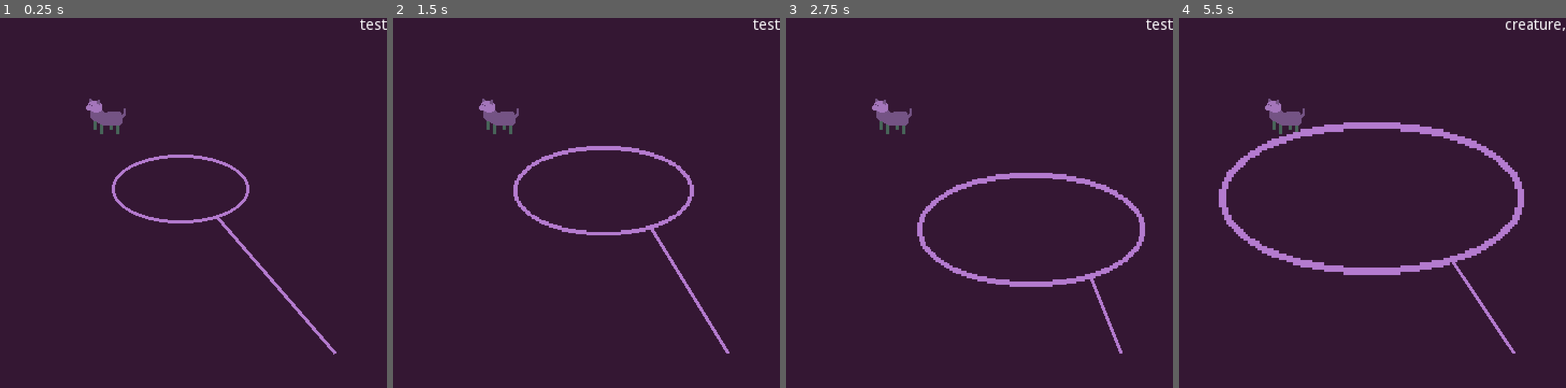
Above: before the commit, frames 1-4 (left to right).
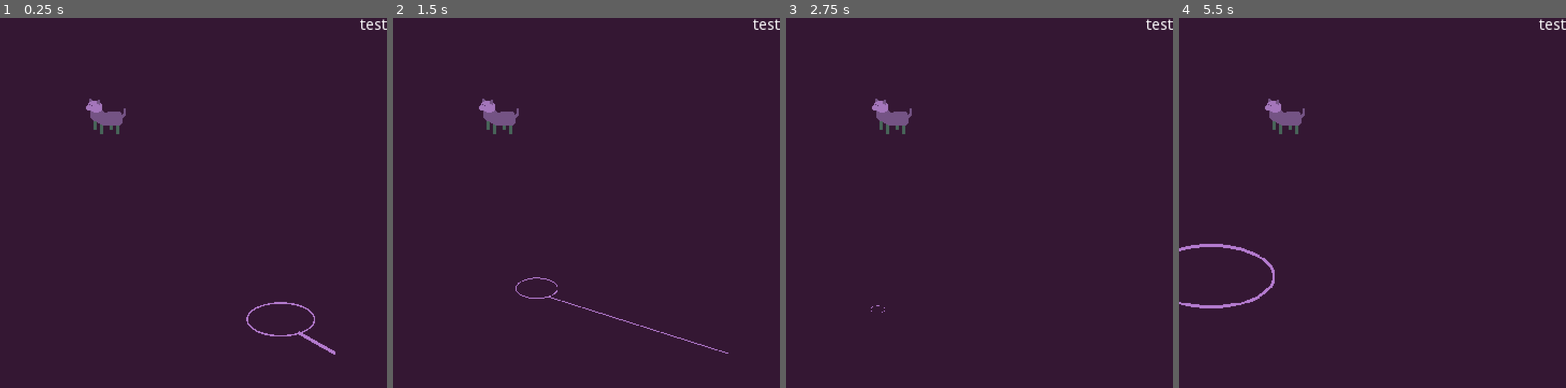
Above: after the commit, the same moments.

Repository: joemahon89/LDJAM47-Space-Cowboy
Game: Godot game, scene res://scenes/main.tscn
Same seed, same stepped clock (60 frames per second), same inputs: the game is played once before the commit and once after it. The engine's default icon, where the game draws it, is replaced by a stand-in: a white triangle on a blue panel in a dark square.
Inputs:
- Up to frame 1 (0.25 s): no input
- Up to frame 2 (1.5 s): tap Enter at 0.5 s; hold Right (lasso_right) 0.53-1.28 s; hold = (lasso_grow) 0.53-1.28 s; tap - (lasso_shrink) at 0.8, 1.35 s; hold S (lasso_down) from 1.28 s (still down)
- Up to frame 3 (2.75 s): tap = (lasso_grow) at 1.55 s; release S (lasso_down) at 2.03 s; hold Right (lasso_right) from 2.03 s (still down); hold = (lasso_grow) from 2.03 s (still down); tap - (lasso_shrink) at 2.3 s
- Up to frame 4 (5.5 s): release Right (lasso_right) at 2.78 s; release = (lasso_grow) at 2.78 s; hold Up (lasso_up) 2.78-3.53 s; tap - (lasso_shrink) at 2.85, 3.8, 4.35, 5.3 s; tap = (lasso_grow) at 3.05, 4.55 s; hold = (lasso_grow) 3.53-4.28 s; hold A (lasso_left) 3.53-5.03 s; hold S (lasso_down) from 5.03 s (still down); hold = (lasso_grow) from 5.03 s (still down)

The runs differ from the first frame. In frame 1, 1.3% of the frame differs, in the area x 28-87%, y 36-91%; in frame 2, 1.7%; in frame 3, 2.1%; in frame 4, 4.3%, in the area x 0-100%, y 0-91%.

Commit message:
Added intial impulse for lasso

Diff:
--- a/scenes/lasso.gd
+++ b/scenes/lasso.gd
@@ -11,42 +11,73 @@
 var inside_lasso = []
 onready var area2d_node = get_node("Area2D")
 onready var sprite_node = get_node("lasso_sprite")
+onready var rope_node = get_tree().get_root().get_node("Node2D/lasso_rope")
 
+var input_allowed = true
+var start_delay_timer
 
 # Called when the node enters the scene tree for the first time.
 func _ready():
+	set_lasso_scale(Vector2(0.5, 0.5))
+	pass
 
-	pass # Replace with function body.
+func set_lasso_scale(scale):
+	area2d_node.scale.x = scale.x
+	area2d_node.scale.y = scale.y
+	sprite_node.scale.x = scale.x
+	sprite_node.scale.y = scale.y
 
+
+
+func shrink_lasso(delta):
+	area2d_node.scale.x -= scale_speed * delta
+	area2d_node.scale.y -= (scale_speed/2) * delta
+	sprite_node.scale.x -= scale_speed * delta
+	sprite_node.scale.y -= scale_speed * delta
+	rope_node.width = 3 * sprite_node.scale.x
+
+func grow_lasso(delta):
+	area2d_node.scale.x += scale_speed * delta
+	area2d_node.scale.y += (scale_speed/2) * delta
+	sprite_node.scale.x += scale_speed * delta
+	sprite_node.scale.y += scale_speed * delta
+	rope_node.width = 3 * sprite_node.scale.x
+
+
+func initial_impulse():
+	randomize()
+	var angle_x = (randi() % (10 - 0) + 0)*0.1*-1
+	randomize()
+	var angle_y = (randi() % (10 - 0) + 0)*0.1*-1
+	print(angle_x, angle_y)
+	var angle_vector = Vector2(angle_x, angle_y)
+	print(angle_vector)
+	apply_impulse(Vector2(), angle_vector * 250)
 
 # Called every frame. 'delta' is the elapsed time since the previous frame.
 func _process(delta):
 
-	if Input.is_action_pressed("lasso_up"):
-		var direction = Vector2(0,-1)
-		apply_impulse(Vector2(), direction * 1)
-	if Input.is_action_pressed("lasso_down"):
-		var direction = Vector2(0,1)
-		apply_impulse(Vector2(), direction * 1)
-	if Input.is_action_pressed("lasso_left"):
-		var direction = Vector2(-1,0)
-		apply_impulse(Vector2(), direction * 1)
-	if Input.is_action_pressed("lasso_right"):
-		var direction = Vector2(1,0)
-		apply_impulse(Vector2(), direction * 1)
+	if input_allowed == true:
 
-	if Input.is_action_pressed("lasso_shrink"):
-		area2d_node.scale.x -= scale_speed * delta
-		area2d_node.scale.y -= scale_speed * delta
-		sprite_node.scale.x -= scale_speed * delta
-		sprite_node.scale.y -= scale_speed * delta
+		if Input.is_action_pressed("lasso_up"):
+			var direction = Vector2(0,-1)
+			apply_impulse(Vector2(), direction * 1)
+		if Input.is_action_pressed("lasso_down"):
+			var direction = Vector2(0,1)
+			apply_impulse(Vector2(), direction * 1)
+		if Input.is_action_pressed("lasso_left"):
+			var direction = Vector2(-1,0)
+			apply_impulse(Vector2(), direction * 1)
+		if Input.is_action_pressed("lasso_right"):
+			var direction = Vector2(1,0)
+			apply_impulse(Vector2(), direction * 1)
 
+		if Input.is_action_pressed("lasso_shrink"):
+			shrink_lasso(delta)
 
-	if Input.is_action_pressed("lasso_grow"):
-		area2d_node.scale.x += scale_speed * delta
-		area2d_node.scale.y += scale_speed * delta
-		sprite_node.scale.x += scale_speed * delta
-		sprite_node.scale.y += scale_speed * delta
+		if Input.is_action_pressed("lasso_grow"):
+			shrink_lasso(delta)
+
 
 	#print(self.linear_velocity)
 
@@ -58,9 +89,10 @@
 	print("IN", inside_lasso)
 
 	var label_01 = get_tree().get_root().get_node("Node2D/Container/label_01")
-	label_01.text = ""
-	for creature in inside_lasso:
-		label_01.text = label_01.text + creature.get_name() + ","
+	if label_01:
+		label_01.text = ""
+		for creature in inside_lasso:
+			label_01.text = label_01.text + creature.get_name() + ","
 
 
 func _on_Area2D_area_exited(area):
@@ -69,5 +101,6 @@
 
 	var label_01 = get_tree().get_root().get_node("Node2D/Container/label_01")
 	label_01.text = ""
-	for creature in inside_lasso:
-		label_01.text = label_01.text + creature.get_name() + ","
+	if label_01:
+		for creature in inside_lasso:
+			label_01.text = label_01.text + creature.get_name() + ","
--- a/scenes/main.gd
+++ b/scenes/main.gd
@@ -9,10 +9,28 @@
 onready var lasso_anchor_point_node = get_node("lasso_anchor_point")
 onready var lasso_rope_node = get_node("lasso_rope")
 
+var start_delay_timer
+var start_delay = 0
+
 # Called when the node enters the scene tree for the first time.
 func _ready():
+	lasso_node.input_allowed = false
 	OS.window_size = Vector2(720,720)
-	pass # Replace with function body.
+
+	start_delay_timer = Timer.new()
+	start_delay_timer.set_wait_time(start_delay)
+	start_delay_timer.connect("timeout", self, "_on_start_delay_timer_timeout")
+	print("timer started")
+	add_child(start_delay_timer)
+	start_delay_timer.start()
+
+func _on_start_delay_timer_timeout():
+	start_delay_timer.stop()
+	lasso_node.initial_impulse()
+	lasso_node.input_allowed = true
+
+
+
 
 
 # Called every frame. 'delta' is the elapsed time since the previous frame.
--- a/scenes/main.tscn
+++ b/scenes/main.tscn
@@ -62,7 +62,7 @@
 position = Vector2( 104, 88 )
 
 [node name="lasso" parent="YSort" instance=ExtResource( 1 )]
-position = Vector2( 168, 159 )
+position = Vector2( 261, 280 )
 
 [node name="lasso_anchor_point" type="Sprite" parent="."]
 visible = false
